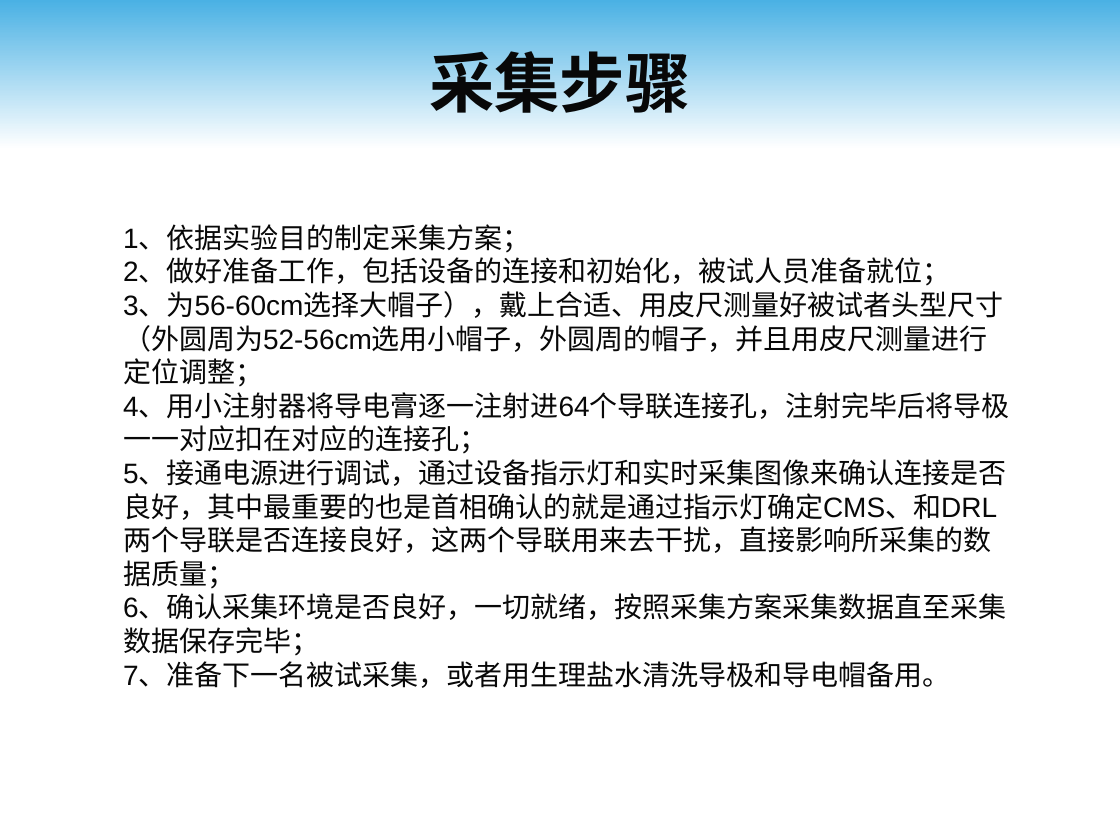
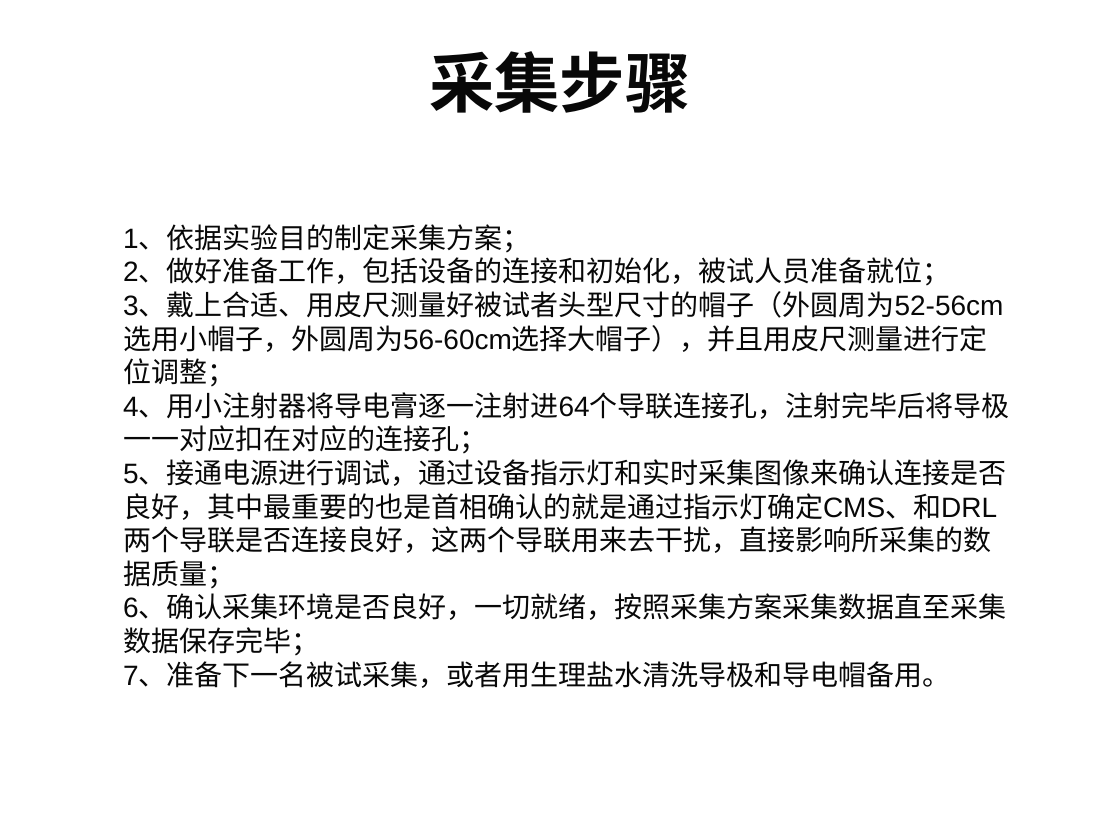
Before and after one commit to Jaserrr/Intelligent-ST-Wiki, a slide deck: slide 5 of E - 通识+专业课程资料/第5学期-脑与认知科学概论/课件-2025.9/实验二 EEG采集.ppt. Drawn at 1120x840 pixels with LibreOffice and Linux fonts; fonts in the diff are those of the drawing; background and template pictures are left out. Boxes give left, top, right and bottom in pixels: in the first picture for what was removed or moved away, otherwise in the second. Text is boxed around its words. In the diff, an @@ line names an element or a change of style, - is before the commit and + after.

```diff
--- a/E - 通识+专业课程资料/第5学期-脑与认知科学概论/课件-2025.9/实验二 EEG采集.ppt
+++ b/E - 通识+专业课程资料/第5学期-脑与认知科学概论/课件-2025.9/实验二 EEG采集.ppt
@@ rectangle removed at box(0, 0, 1120, 149) @@
@@ text at box(123, 293, 1003, 387): text changed @@
-3、为56-60cm选择大帽子），戴上合适、用皮尺测量好被试者头型尺寸（外圆周为52-56cm选用小帽子，外圆周的帽子，并且用皮尺测量进行定位调整；
+3、戴上合适、用皮尺测量好被试者头型尺寸的帽子（外圆周为52-56cm选用小帽子，外圆周为56-60cm选择大帽子），并且用皮尺测量进行定位调整；
```
Also in this commit, not shown: 7 other slides changed, 2 other files.
